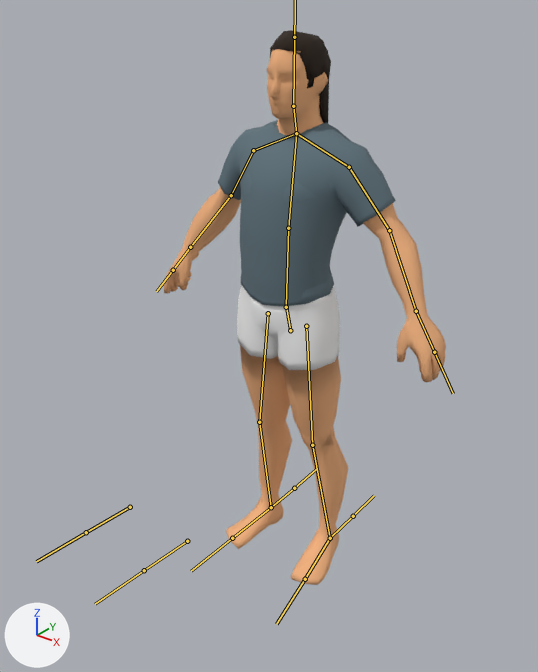
An edit to the FBX model Assets/Rigs/HumanRig.fbx, drawn before and after from the same camera.
Camera for both pictures: a camera (50 mm lens) standing at (1.428, -1.909, 2.105) and looking at (0.001, -0.124, 0.998). Arrows for +X, +Y and +Z are at lower left; the lights stay in place. The bones that bend it are drawn over the model as lines.

The first picture shows 'FemBase', 'FemHair1', 'FemHair2', 'FemTShirt', 'MascBase', 'MascHair1', 'MascHair2', 'MascTShirt'.
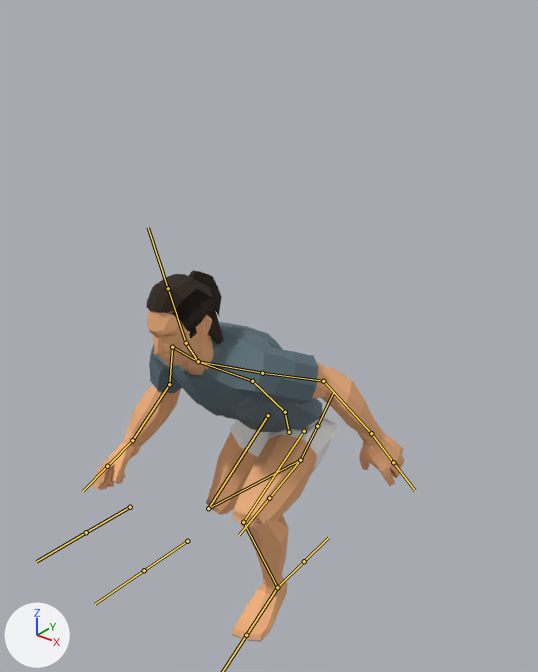
The newer file adds an action. The first version stands in its rest pose; the second is drawn at frame 1 of the action 'Rig|CrouchWalk'.

Boxes (x1, y1, x2, y2) around the edits, measured in the pictures (538 x 672 px):
'MascTShirt', posed (41% shorter): before (218, 120, 396, 306); after (149, 322, 318, 432)
'FemBase', posed: before (170, 49, 433, 518); after (100, 310, 388, 578)
'MascBase', posed (10% wider, 38% shorter): before (164, 49, 446, 585); after (93, 309, 404, 642)
'MascHair1', posed (13% wider): before (270, 30, 331, 98); after (147, 274, 216, 338)
'FemTShirt', posed: before (241, 125, 335, 303); after (169, 338, 322, 428)
'MascHair2', posed: before (270, 48, 329, 123); after (153, 278, 224, 344)
'FemHair2', posed: before (293, 36, 330, 80); after (164, 270, 222, 326)
'FemHair1', posed: before (270, 49, 331, 87); after (174, 302, 215, 331)
'MascHair3', posed (not visible afterwards): before (273, 48, 288, 51)
bone 'Root', root to tip: before (290, 330) to (286, 307); after (289, 432) to (285, 412)
bone 'Spine1', root to tip: before (286, 307) to (288, 228); after (285, 412) to (252, 381)
bone 'Spine2', root to tip: before (288, 228) to (296, 133); after (252, 381) to (198, 361)
bone 'Neck', root to tip: before (296, 133) to (293, 106); after (198, 361) to (186, 343)
bone 'Head', root to tip: before (293, 106) to (294, 37); after (186, 343) to (168, 288)
bone 'UpperArm.L', root to tip: before (349, 167) to (389, 230); after (262, 373) to (323, 381)
bone 'LowerArm.L', root to tip: before (389, 230) to (416, 311); after (323, 381) to (371, 433)
bone 'Hand.L', root to tip: before (416, 311) to (434, 352); after (371, 433) to (393, 462)
bone 'UpperArm.R', root to tip: before (253, 150) to (231, 195); after (172, 347) to (169, 384)
bone 'LowerArm.R', root to tip: before (231, 195) to (190, 247); after (169, 384) to (132, 440)
bone 'Hand.R', root to tip: before (190, 247) to (173, 270); after (132, 440) to (107, 466)
bone 'UpperLeg.L', root to tip: before (306, 326) to (312, 445); after (304, 431) to (243, 522)
bone 'LowerLeg.L', root to tip: before (312, 445) to (330, 538); after (243, 522) to (277, 587)
bone 'Foot.L', root to tip: before (330, 538) to (305, 579); after (277, 587) to (246, 635)
bone 'UpperLeg.R', root to tip: before (268, 313) to (259, 422); after (268, 415) to (208, 508)
bone 'LowerLeg.R', root to tip: before (259, 422) to (271, 507); after (208, 508) to (300, 460)
bone 'Foot.R', root to tip: before (271, 507) to (232, 538); after (300, 460) to (269, 498)

The edits, one by one:
Bone 'Root' (bone_root) moves from (0.0, 0.0, 0.0) to (0.0, -0.41, 0.11).
Bone 'Spine1' (bone_spine1) turns from (0, 0, 0) to (43, 0, 0) degrees about its own x, y and z.
Bone 'Spine2' (bone_spine2) turns from (0, 0, 0) to (19, 3, 3) degrees about its own x, y and z.
Bone 'Neck' (bone_neck) turns from (0, 0, 0) to (-45, 0, 0) degrees about its own x, y and z.
Bone 'Head' (bone_head) turns from (0, 0, 0) to (-1, -5, -2) degrees about its own x, y and z.
Bone 'UpperArm.L' (bone_upperarm_l) turns from (0, 0, 0) to (5, -6, -16) degrees about its own x, y and z.
Bone 'LowerArm.L' (bone_lowerarm_l) turns from (0, 0, 0) to (12, -3, 1) degrees about its own x, y and z.
Bone 'Hand.L' (bone_hand_l) turns from (0, 0, 0) to (13, -3, 1) degrees about its own x, y and z.
Bone 'UpperArm.R' (bone_upperarm_r) turns from (0, 0, 0) to (50, 20, 22) degrees about its own x, y and z.
Bone 'LowerArm.R' (bone_lowerarm_r) turns from (0, 0, 0) to (17, 7, -1) degrees about its own x, y and z.
Bone 'Hand.R' (bone_hand_r) turns from (0, 0, 0) to (20, 11, 0) degrees about its own x, y and z.
Bone 'UpperLeg.L' (bone_upperleg_l) turns from (0, 0, 0) to (78, -9, 6) degrees about its own x, y and z.
Bone 'LowerLeg.L' (bone_lowerleg_l) turns from (0, 0, 0) to (-92, -9, -8) degrees about its own x, y and z.
Bone 'Foot.L' (bone_foot_l) turns from (0, 0, 0) to (13, 3, 4) degrees about its own x, y and z.
Bone 'UpperLeg.R' (bone_upperleg_r) turns from (0, 0, 0) to (23, 2, -15) degrees about its own x, y and z.
Bone 'LowerLeg.R' (bone_lowerleg_r) turns from (0, 0, 0) to (-102, 10, 8) degrees about its own x, y and z.
Bone 'Foot.R' (bone_foot_r) turns from (0, 0, 0) to (34, 12, -8) degrees about its own x, y and z.
